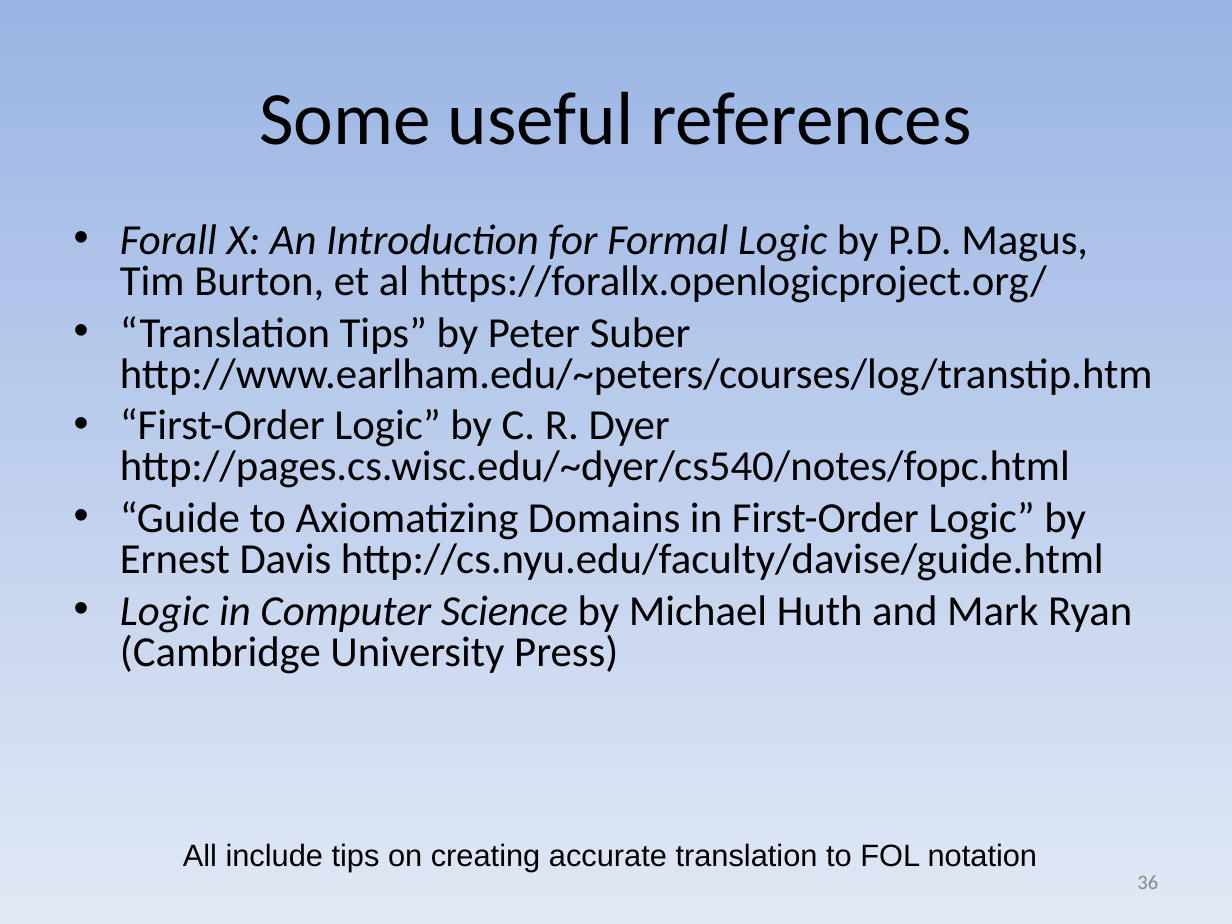
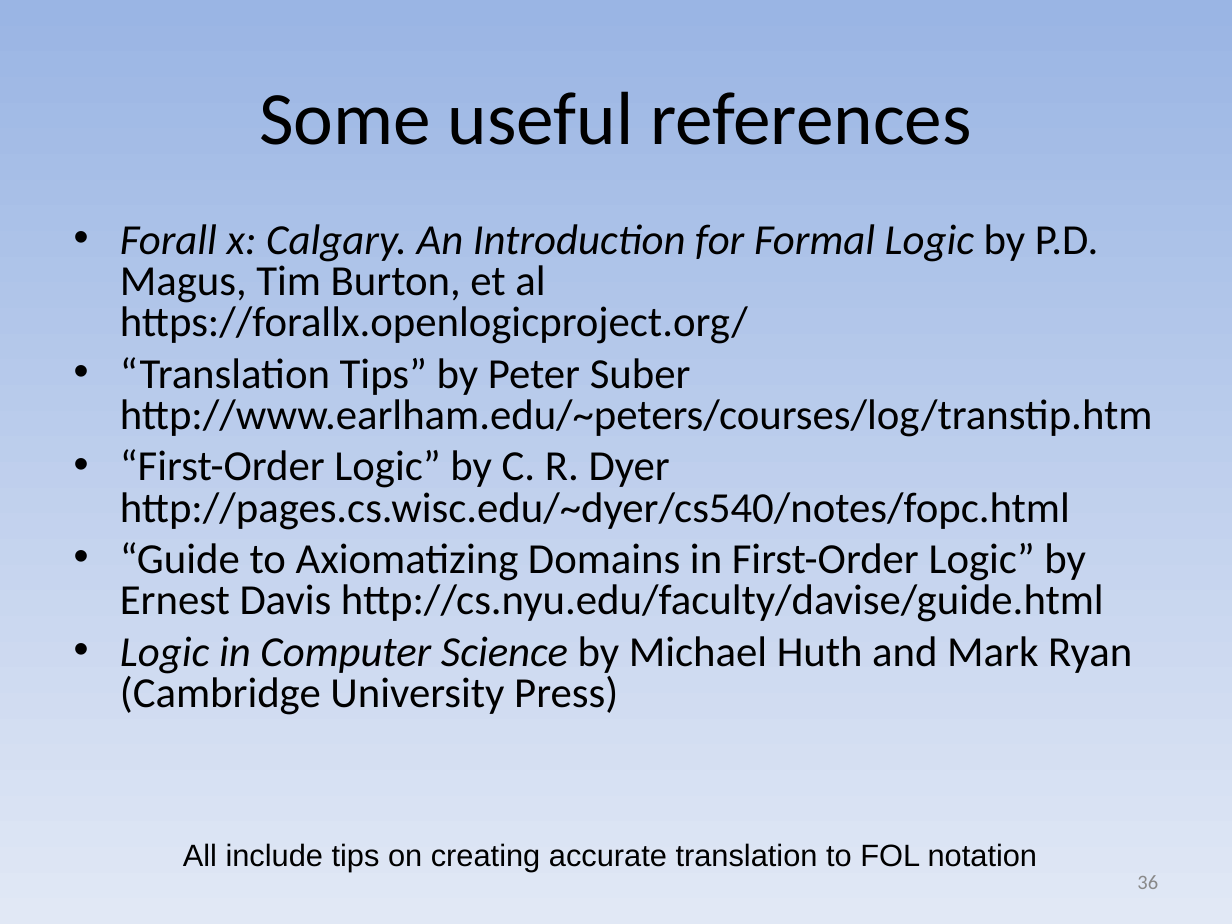
Before and after one commit to david-a-wheeler/david-a-wheeler.github.io, a slide deck: slide 36 of secure-class/presentations/Secure-Software-10-Formal-Methods.ppt. Drawn at 1232x924 pixels with LibreOffice and Linux fonts; fonts in the diff are those of the drawing. Boxes give left, top, right and bottom in pixels: in the first picture for what was removed or moved away, otherwise in the second. Text is boxed around its words. In the diff, an @@ line names an element or a change of style, - is before the commit and + after.

Commit message:
Fix forall Calgary citation

```diff
--- a/secure-class/presentations/Secure-Software-10-Formal-Methods.ppt
+++ b/secure-class/presentations/Secure-Software-10-Formal-Methods.ppt
@@ text at (120,224,1099,344): text changed @@
-• Forall X: An Introduction for Formal Logic by P.D. Magus, Tim Burton, et al https://forallx.openlogicproject.org/
+• Forall x: Calgary. An Introduction for Formal Logic by P.D. Magus, Tim Burton, et al https://forallx.openlogicproject.org/
```
Also in this commit, not shown: 3 other slides changed.
